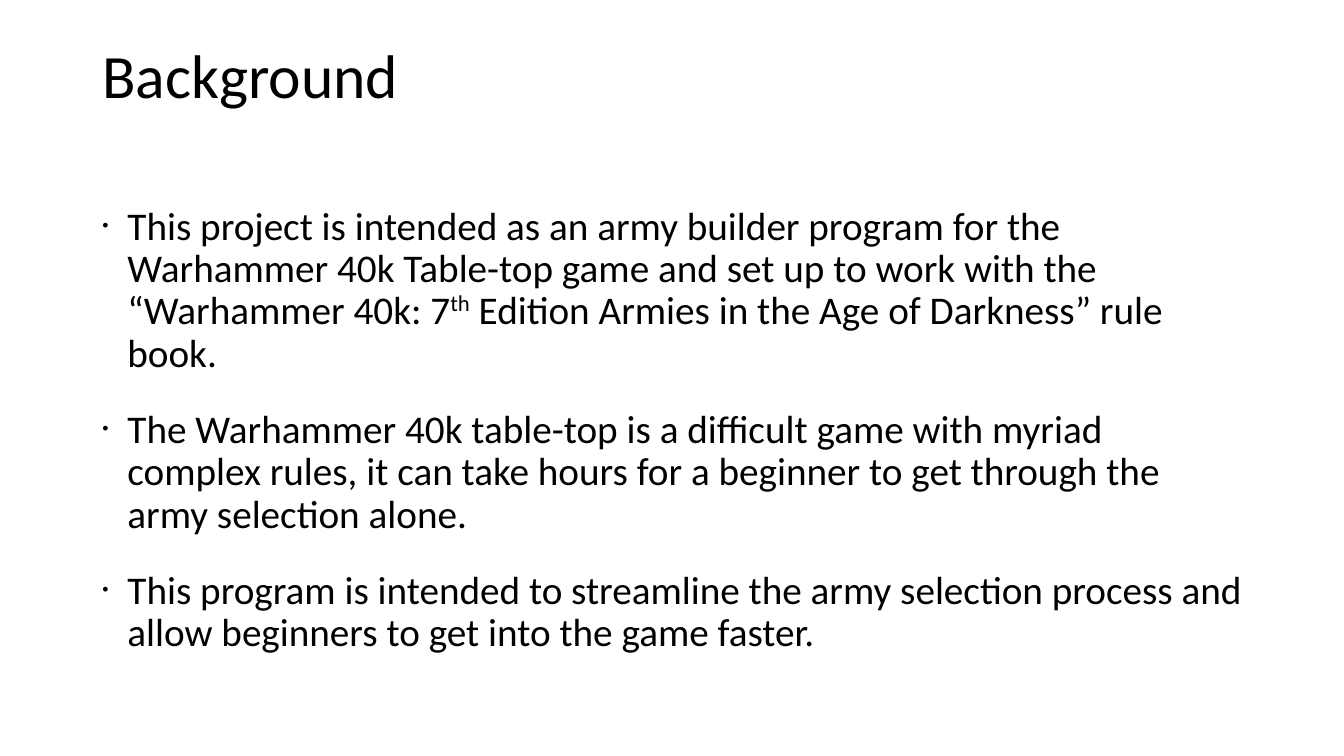
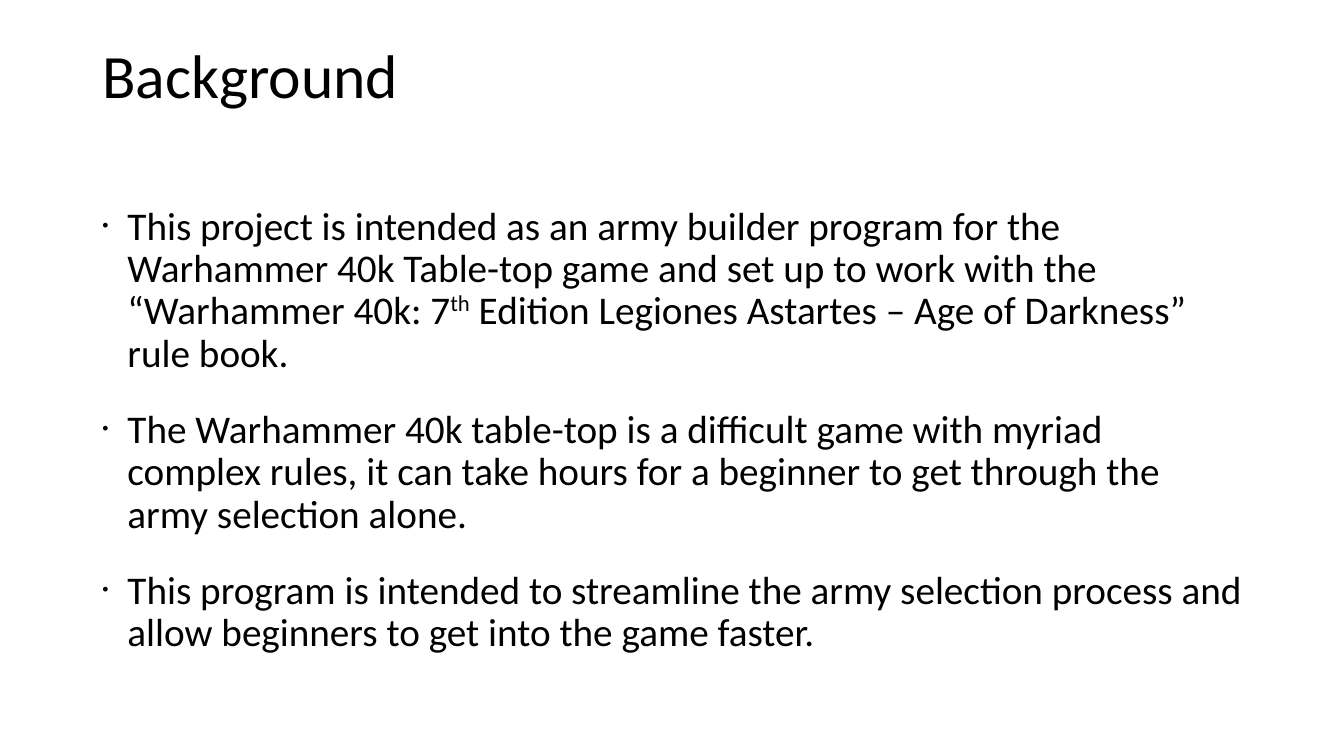
Before and after one commit to Ian1993/352-Semester-Group-Project, a slide deck: slide 2 of project presentation.ppt. Drawn at 1344x756 pixels with LibreOffice and Linux fonts; fonts in the diff are those of the drawing. Boxes give left, top, right and bottom in pixels: in the first picture for what was removed or moved away, otherwise in the second. Text is boxed around its words. In the diff, an @@ line names an element or a change of style, - is before the commit and + after.

```diff
--- a/project presentation.ppt
+++ b/project presentation.ppt
@@ text at [127, 212, 1186, 368]: text changed @@
-• This project is intended as an army builder program for the Warhammer 40k Table-top game and set up to work with the “Warhammer 40k: 7th Edition Armies in the Age of Darkness” rule book.
+• This project is intended as an army builder program for the Warhammer 40k Table-top game and set up to work with the “Warhammer 40k: 7th Edition Legiones Astartes – Age of Darkness” rule book.
```
Also in this commit, not shown: 2 other slides changed, 3 other files.
